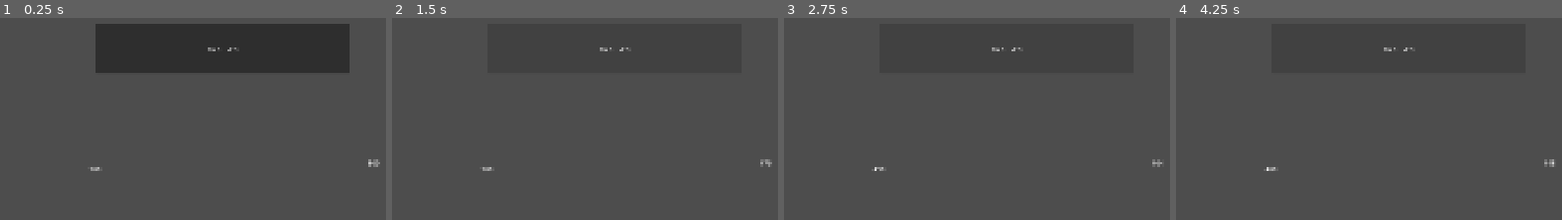
Above: before the commit, frames 1-4 (left to right).
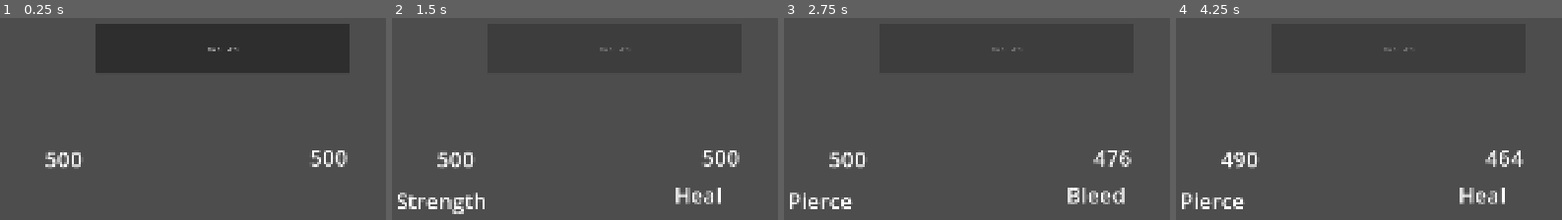
Above: after the commit, the same moments.

Repository: AztecGameLab/LongTermGame10
Game: Godot game, scene res://workspaces/artemis/artemis-main.tscn
Same seed, same stepped clock (60 frames per second), same inputs: the game is played once before the commit and once after it. The project has no main scene, so this scene is started directly.
Inputs (mouse positions are in pixels of both pictures, inside the frame that each line leads up to):
- Up to frame 1 (0.25 s): no input
- Up to frame 2 (1.5 s): click "Run Turn" at 0.5 s; click (615, 48) at 1.25 s, where only the run before the commit has a clickable "Run Turn"
- Up to frame 3 (2.75 s): click "Run Turn" at 2 s
- Up to frame 4 (4.25 s): tap Enter at 3.5 s

The runs differ from the first frame. In frame 1, 1.0% of the frame differs, in the area x 11-99%, y 65-76%; in frame 2, 2.6%, in the area x 1-99%, y 14-98%; in frame 3, 2.4%; in frame 4, 2.2%.

Commit message:
rework group actions, add delay action, fix some quirks in battle system

Diff:
--- a/resources/abilities/bleed_2.tres
+++ b/resources/abilities/bleed_2.tres
@@ -6,8 +6,8 @@
 
 [sub_resource type="Resource" id="Resource_aqwkb"]
 script = ExtResource("1_h5x8q")
+applied_stacks = 2
 status_effect = ExtResource("2_gjoai")
-stack = 2
 metadata/_custom_type_script = "uid://be5ru5snax08s"
 
 [resource]
--- a/resources/abilities/fortune/riposte.tres
+++ /dev/null
@@ -1,11 +0,0 @@
-[gd_resource type="Resource" script_class="Ability" format=3 uid="uid://dgvncaqhl24en"]
-
-[ext_resource type="Script" uid="uid://ny1mjfoo1mqc" path="res://scripts/ability/ability.gd" id="1_bsgnn"]
-
-[resource]
-script = ExtResource("1_bsgnn")
-name = "Riposte"
-description = "Taunt the Enemy.
-
-This increases the chance that the enemy will attack you."
-metadata/_custom_type_script = "uid://ny1mjfoo1mqc"
--- a/resources/status_effects/heal_over_time.tres
+++ b/resources/status_effects/heal_over_time.tres
@@ -2,10 +2,28 @@
 
 [ext_resource type="Script" uid="uid://w6h7oqtjl61k" path="res://scripts/status_effects/status_effect_modifier.gd" id="1_0yoec"]
 [ext_resource type="Script" uid="uid://c4rwprj6d61c0" path="res://scripts/status_effects/status_effect.gd" id="1_njdor"]
+[ext_resource type="Script" uid="uid://c2ci25gmhnb4w" path="res://scripts/status_effects/status_effect_stack.gd" id="2_nrql3"]
 [ext_resource type="Script" uid="uid://d0uvf6jnorxpw" path="res://scripts/status_effects/status_effect_trigger.gd" id="3_a7ryv"]
+[ext_resource type="Script" uid="uid://c84i4tkx4t6au" path="res://scripts/ability/action/heal_action.gd" id="5_80fsd"]
+
+[sub_resource type="Resource" id="Resource_nr16a"]
+script = ExtResource("5_80fsd")
+heal_amount = 10
+metadata/_custom_type_script = "uid://c84i4tkx4t6au"
+
+[sub_resource type="Resource" id="Resource_kwfm3"]
+script = ExtResource("3_a7ryv")
+action = SubResource("Resource_nr16a")
+metadata/_custom_type_script = "uid://d0uvf6jnorxpw"
+
+[sub_resource type="Resource" id="Resource_c1t11"]
+script = ExtResource("2_nrql3")
+description = "Heals you 10hp for the next 3 turns."
+triggers = Array[ExtResource("3_a7ryv")]([SubResource("Resource_kwfm3")])
+metadata/_custom_type_script = "uid://c2ci25gmhnb4w"
 
 [resource]
 script = ExtResource("1_njdor")
 name = "Heal Over Time"
-description = "Heals at the start of every turn."
+stacks = Array[ExtResource("2_nrql3")]([SubResource("Resource_c1t11")])
 metadata/_custom_type_script = "uid://c4rwprj6d61c0"
--- a/resources/status_effects/revenge.tres
+++ /dev/null
@@ -1,33 +0,0 @@
-[gd_resource type="Resource" script_class="StatusEffect" format=3 uid="uid://de833mfrvpnia"]
-
-[ext_resource type="Script" uid="uid://w6h7oqtjl61k" path="res://scripts/status_effects/status_effect_modifier.gd" id="1_7fml0"]
-[ext_resource type="Script" uid="uid://c4rwprj6d61c0" path="res://scripts/status_effects/status_effect.gd" id="2_dfnv4"]
-[ext_resource type="Script" uid="uid://c2ci25gmhnb4w" path="res://scripts/status_effects/status_effect_stack.gd" id="2_fo1nq"]
-[ext_resource type="Script" uid="uid://d0uvf6jnorxpw" path="res://scripts/status_effects/status_effect_trigger.gd" id="3_fo1nq"]
-[ext_resource type="Script" uid="uid://d0rap3gi3boj5" path="res://scripts/ability/action/damage_action.gd" id="4_dfnv4"]
-
-[sub_resource type="Resource" id="Resource_5ggwq"]
-script = ExtResource("4_dfnv4")
-damage_minimum = 2
-damage_maximum = 5
-override_target = true
-action_target = 2
-metadata/_custom_type_script = "uid://d0rap3gi3boj5"
-
-[sub_resource type="Resource" id="Resource_3ro7g"]
-script = ExtResource("3_fo1nq")
-trigger_type = 2
-action = SubResource("Resource_5ggwq")
-metadata/_custom_type_script = "uid://d0uvf6jnorxpw"
-
-[sub_resource type="Resource" id="Resource_7xj4l"]
-script = ExtResource("2_fo1nq")
-triggers = Array[ExtResource("3_fo1nq")]([SubResource("Resource_3ro7g")])
-metadata/_custom_type_script = "uid://c2ci25gmhnb4w"
-
-[resource]
-script = ExtResource("2_dfnv4")
-name = "Revenge"
-description = "When attacked, Fortune attacks back."
-stacks = Array[ExtResource("2_fo1nq")]([SubResource("Resource_7xj4l")])
-metadata/_custom_type_script = "uid://c4rwprj6d61c0"
--- a/resources/status_effects/strength.tres
+++ b/resources/status_effects/strength.tres
@@ -13,6 +13,7 @@
 
 [sub_resource type="Resource" id="Resource_uio3q"]
 script = ExtResource("2_x4rp0")
+description = "Deal double damage to targets."
 modifiers = Array[ExtResource("3_fedou")]([SubResource("Resource_c1bpb")])
 metadata/_custom_type_script = "uid://c2ci25gmhnb4w"
 
--- a/scripts/ability/ability.gd
+++ b/scripts/ability/ability.gd
@@ -34,6 +34,5 @@
 @export var move_target_type: MoveTargetType = MoveTargetType.ENEMY;
 
 ## The action(s) to take.[br]
-## For multiple actions you may use a ParallelActionGroup or SequencedActionGroup,
-## depending on whether you want them to execute simultaneously or sequentially.
+## For multiple actions you may use a [GroupAction]
 @export var action: Action;
--- a/scripts/ability/action/apply_status_action.gd
+++ b/scripts/ability/action/apply_status_action.gd
@@ -1,11 +1,20 @@
 extends TargetAction
 class_name ApplyStatusAction
 
-## The number of stacks of the effect to apply.
-## [br]Only applies to the first application, any ones after will only add 1 stack.
+## The number of stacks of the effect to apply on the [b]first[/b] application.
 @export var applied_stacks: int = 1
+## The number of stacks of the effect to apply [b]after[/b] the first application.
+## [br]i.e. if the target has 1 stack and this is set to 2, the target will then have 3 stacks.
+@export var upgrade_stacks: int = 1
+
+## The status effect to apply
 @export var status_effect: StatusEffect
+
+## The maximum stacks this action can set it to.
+## [br]Even if the effect has higher stacks, it will be capped from this action.
+## [br]Set to [code]0[/code] to have no limit.
+@export var max_stacks: int = 0
 
 func run(source: Character, target: Character) -> void:
 	if status_effect:
-		target.add_status_effect(status_effect, source, applied_stacks)
+		target.add_status_effect(status_effect, source, applied_stacks, max_stacks)
--- a/scripts/ability/action/sequenced_action_group.gd
+++ b/scripts/ability/action/group_action.gd
@@ -1,5 +1,5 @@
 extends Action
-class_name SequencedActionGroup
+class_name GroupAction
 
 ## The sequence of actions to execute in order.
 @export var actions: Array[Action];
--- a/scripts/ability/action/parallel_action_group.gd
+++ /dev/null
@@ -1,10 +0,0 @@
-extends Action
-class_name ParallelActionGroup
-
-@export var actions: Array[Action];
-
-func run(source: Character, target: Character) -> void:
-	var coroutines: Array[Callable] = []
-	for action in actions:
-		coroutines.append(func(): await action.run(source, target))
-	await Concurrently.fire_all(coroutines)
--- a/scripts/ability/action/remove_status_action.gd
+++ b/scripts/ability/action/remove_status_action.gd
@@ -1,8 +1,12 @@
 extends TargetAction
 class_name RemoveStatusAction
 
+## The number of stacks of the effect to remove from the target.
+@export var remove_stacks: int = 1
+
+## The status effect to remove
 @export var status_effect: StatusEffect
 
 func run(_source: Character, target: Character) -> void:
 	if status_effect:
-		target.remove_status_effect(status_effect)
+		target.remove_status_effect(status_effect, remove_stacks)
--- a/scripts/ability/action/repeat_action.gd
+++ b/scripts/ability/action/repeat_action.gd
@@ -1,16 +1,24 @@
 extends Action
 class_name RepeatAction
 
+## The maximum number of times this should run.
 @export_range(1, 20) var times: int = 1
+
+## The decrease in hit chance for each subsequent action.[br]
+## For example, if this is 0.1, the first action will have a 100% hit chance, the second will have 90%, the third will have 80%, etc.
 @export_range(0.0, 1.0, 0.05) var hit_chance_decrease: float = 0.0
+
+## If true, the sequence will stop if any of the actions miss. If false, it will run all [code]times[/code] regardless of hit success.
+@export var stop_on_miss: bool
+
+## The action to repeat.[br]
+## For multiple actions you may use a [GroupAction]
 @export var action: Action
-@export_range(0.0, 5.0, 0.1, "suffix:secs") var delay: float = 0.3
 
 func run(source: Character, target: Character) -> void:
 	if action:
 		var hit_chance := 1.0
 		for i in range(times):
-
 			var calc_chance := hit_chance
 			if source:
 				calc_chance = source.get_modified_field(StatusEffectModifier.Field.OUTGOING_ATTACK_HIT_CHANCE)
@@ -18,10 +26,10 @@
 
 			var success: bool = RNG.chance(calc_chance)
 
-			if not success:
-				return
+			if (not success):
+				if stop_on_miss:
+					return
+				continue
 
 			await action.run(source, target)
 			hit_chance -= hit_chance_decrease
-			if delay > 0.0 and i < times - 1:
-				await Engine.get_main_loop().create_timer(delay).timeout
--- /dev/null
+++ b/scripts/ability/action/wait_action.gd
@@ -0,0 +1,8 @@
+extends TargetAction
+class_name WaitAction
+
+## The time that this should wait before the next action.
+@export_range(0.0, 10.0, 0.1, "prefix:secs") var timeout: float = 1.0
+
+func run(_source: Character, _target: Character) -> void:
+	await Engine.get_main_loop().create_timer(timeout).timeout
--- a/scripts/battle_logic/battle_manager.gd
+++ b/scripts/battle_logic/battle_manager.gd
@@ -33,6 +33,10 @@
 
 ## --- Main Class ---
 
+signal round_started
+signal round_ended
+signal game_ended
+
 @export var player_team: Array[Character]
 @export var boss_team: Array[Character]
 
@@ -42,15 +46,20 @@
 
 var _battle_running: bool = true
 
-func insert_next_action(action: QueuedAction):
-	_queued_actions.insert(0, action)
+func insert_next_action(actions: QueuedAction):
+	_queued_actions.insert(0, actions)
 
 func _run_actions():
+	round_started.emit()
 	while (_queued_actions.size() > 0):
 		var action := _queued_actions[0]
 		_queued_actions.remove_at(0)
-		if (not action.source) or action.source.alive:
+		var source := action.source
+		if (not source) or source.alive:
 			await action.run()
+		# FIXME: Temporary timeout to wait after each turn
+		await get_tree().create_timer(0.5).timeout
+	round_ended.emit()
 
 func check_team_alive(team: Array[Character]) -> bool:
 	for character in team:
@@ -66,37 +75,35 @@
 	for character in player_team:
 		if not character.alive:
 			continue
-		await character.on_turn_started()
 		var ability: Ability = character.abilities.pick_random()
 		if not ability:
 			print(character.name + " using Nothing")
 			continue
 		print(character.name + " using " + ability.name)
 		if ability.move_target_type == Ability.MoveTargetType.SELF:
-			_queued_actions.append(QueuedAction.new(ability.action, character, character))
+			_queued_actions.append(QueuedAction.new(ability.action, character, character, ability))
 		else:
 			var target: Character = boss_team.pick_random()
-			_queued_actions.append(QueuedAction.new(ability.action, character, target))
-		await character.on_turn_ended()
+			_queued_actions.append(QueuedAction.new(ability.action, character, target, ability))
 	for character in boss_team:
 		if not character.alive:
 			continue
-		await character.on_turn_started()
 		var ability: Ability = character.abilities.pick_random()
 		if not ability:
 			print(character.name + " using Nothing")
 			continue
 		print(character.name + " using " + ability.name)
 		if ability.move_target_type == Ability.MoveTargetType.SELF:
-			_queued_actions.append(QueuedAction.new(ability.action, character, character))
+			_queued_actions.append(QueuedAction.new(ability.action, character, character, ability))
 		else:
 			var target: Character = player_team.pick_random()
-			_queued_actions.append(QueuedAction.new(ability.action, character, target))
-		await character.on_turn_ended()
+			_queued_actions.append(QueuedAction.new(ability.action, character, target, ability))
 	await _run_actions()
 	if (!check_team_alive(player_team)):
 		print("Boss Wins!")
 		_battle_running = false
+		game_ended.emit()
 	if (!check_team_alive(boss_team)):
 		print("Player Wins!")
 		_battle_running = false
+		game_ended.emit()
--- a/scripts/battle_logic/character.gd
+++ b/scripts/battle_logic/character.gd
@@ -17,7 +17,12 @@
 ## [br][param amount] is the actual damage dealt until zero. [param context] contains the source and the raw damage.
 signal damaged(amount: int, context: AttackContext)
 signal healed(amount: int, source: Character)
+
+signal health_updated(new_health: int)
 signal died()
+
+signal used_ability(ability: Ability, target: Character)
+
 signal status_effect_added(instance: StatusEffectContainer)
 signal status_effect_removed(instance: StatusEffectContainer)
 
@@ -29,7 +34,13 @@
 
 # --- Runtime State ---
 
-var current_health: int
+var current_health: int = 0:
+	set(value):
+		current_health = value
+		health_updated.emit(current_health)
+	get():
+		return current_health
+
 var alive: bool:
 	get():
 		return current_health > 0
@@ -90,25 +101,29 @@
 # --- Status Effect Management ---
 
 ## Applies a status effect. If already active, refreshes the duration instead.
-func add_status_effect(effect: StatusEffect, source: Character, stack: int) -> StatusEffectContainer:
+func add_status_effect(effect: StatusEffect, source: Character, stacks: int, max_stacks: int) -> StatusEffectContainer:
 	var existing := get_status_effect(effect)
 
 	if existing:
-		existing.add_stack()
+		var new_stacks = mini(existing.stacks + stacks, existing.effect.max_stack)
+		if max_stacks != 0:
+			new_stacks = mini(new_stacks, max_stacks)
+		existing.stacks = new_stacks
 		return existing
 
-	var instance := StatusEffectContainer.new(effect, source, self, stack)
+	var instance := StatusEffectContainer.new(effect, source, self, stacks)
 	_status_effects.append(instance)
 	instance.on_applied()
 	status_effect_added.emit(instance)
 	return instance
 
-func remove_status_effect(effect: StatusEffect) -> bool:
+func remove_status_effect(effect: StatusEffect, stacks: int) -> void:
 	var instance := get_status_effect(effect)
 	if instance:
-		_remove_effect_instance(instance)
-		return true
-	return false
+		if stacks >= instance.stacks:
+			_remove_effect_instance(instance)
+		else:
+			instance.stacks -= stacks
 
 func remove_status_effect_instance(instance: StatusEffectContainer) -> void:
 	if instance in _status_effects:
--- a/scripts/battle_logic/queued_action.gd
+++ b/scripts/battle_logic/queued_action.gd
@@ -1,5 +1,5 @@
 class_name QueuedAction
-## Represents an action that is going to be run by the [BattleManager].
+## Represents a set of action that is going to be run by the [BattleManager].
 
 ## The [Action] that will be ran.
 var action: Action
@@ -9,12 +9,23 @@
 
 ## The [Character] that the action will come from.
 ## [br]This may be null if it comes from a status effect, the environment, etc.
-var source: Character
+var source: Character = null
 
-func _init(p_action: Action, p_source: Character, p_target: Character) -> void:
+## The ability these actions come from, if it is a character's direct turn.
+## This will be null if it is a reactive action, for instance a revenge when getting hit.
+var ability: Ability = null
+
+func _init(p_action: Action, p_source: Character, p_target: Character, p_ability: Ability) -> void:
 	action = p_action
 	target = p_target
 	source = p_source
+	ability = p_ability
 
 func run():
+	print(ability.name)
+	if source and ability:
+		await source.on_turn_started()
+		source.used_ability.emit(ability, target)
 	await action.run(source, target)
+	if source and ability:
+		await source.on_turn_ended()
--- a/scripts/status_effects/status_effect.gd
+++ b/scripts/status_effects/status_effect.gd
@@ -17,7 +17,7 @@
 
 func run_triggers(type: StatusEffectTrigger.Type, _instance: StatusEffectContainer) -> void:
 	# Get the current stack
-	var stack := stacks[_instance.stack - 1]
+	var stack := stacks[_instance.stacks - 1]
 	for trigger in stack.triggers:
 		if trigger.trigger_type == type and trigger.action:
 			await trigger.action.run(null, _instance.target)
@@ -30,7 +30,7 @@
 	return modified_value
 
 func _get_modifiers(field: StatusEffectModifier.Field, _instance: StatusEffectContainer) -> Array[StatusEffectModifier]:
-	var stack := stacks[_instance.stack - 1]
+	var stack := stacks[_instance.stacks - 1]
 	return stack.modifiers.filter(func(m): return m.modifier_field == field);
 
 # --- Virtual Methods ---
--- a/scripts/status_effects/status_effect_container.gd
+++ b/scripts/status_effects/status_effect_container.gd
@@ -7,7 +7,7 @@
 var target: Character
 var remaining_turns: int
 
-var stack: int = 1
+var stacks: int = 1
 
 ## Used by custom effect scripts to store arbitrary state.
 var custom_state: Dictionary = {}
@@ -16,7 +16,7 @@
 	effect = p_effect
 	source = p_source
 	target = p_target
-	stack = p_stack
+	stacks = p_stack
 	remaining_turns = p_effect.duration_turns
 
 func modify_value(field: StatusEffectModifier.Field, value: float) -> float:
@@ -44,7 +44,9 @@
 	remaining_turns -= 1
 	return remaining_turns <= 0
 
-func add_stack() -> void:
-	if stack < effect.max_stack:
-		stack += 1
+func add_stack(p_stacks: int = 1) -> void:
+	p_stacks = mini(p_stacks + p_stacks, effect.max_stack)
+	refresh_duration()
+
+func refresh_duration() -> void:
 	remaining_turns = effect.duration_turns
--- a/scripts/status_effects/status_effect_trigger.gd
+++ b/scripts/status_effects/status_effect_trigger.gd
@@ -1,6 +1,6 @@
 extends Resource
 class_name StatusEffectTrigger
-## A component of a Status Effect that specifies an action to trigger at a certain point during the battle.
+## A component of a Status Effect that specifies an actions to trigger at a certain point during the battle.
 
 # The available trigger types.
 enum Type {
@@ -18,6 +18,5 @@
 @export var trigger_type: Type
 
 ## The action(s) to take.[br]
-## For multiple actions, use a ParallelActionGroup or SequencedActionGroup depending on whether you want
-## them to execute simultaneously, or one after another with a delay.
+## For multiple actions you may use a [GroupAction]
 @export var action: Action;
--- a/workspaces/artemis/artemis-main.tscn
+++ b/workspaces/artemis/artemis-main.tscn
@@ -8,6 +8,7 @@
 [ext_resource type="Resource" uid="uid://c71y0pm2tt1g" path="res://resources/abilities/fortune/pierce.tres" id="4_lhvlb"]
 [ext_resource type="Resource" uid="uid://bnv8ckim477pc" path="res://resources/abilities/strength.tres" id="6_vmnyc"]
 [ext_resource type="Resource" uid="uid://sg2oek573oja" path="res://resources/abilities/bleed.tres" id="8_6onex"]
+[ext_resource type="Script" uid="uid://b1qn3ek7b7ps4" path="res://workspaces/artemis/turn_label.gd" id="8_h88bq"]
 
 [node name="Node2D" type="Node2D" unique_id=217755439 node_paths=PackedStringArray("player_team", "boss_team")]
 script = ExtResource("1_f6buf")
@@ -21,10 +22,21 @@
 abilities = Array[ExtResource("2_dq3ge")]([ExtResource("4_lhvlb"), ExtResource("4_lhvlb"), ExtResource("4_lhvlb"), ExtResource("4_lhvlb"), ExtResource("3_lhvlb"), ExtResource("6_vmnyc")])
 metadata/_custom_type_script = "uid://c2dcuh7wij0sh"
 
-[node name="Label" type="Label" parent="Player" unique_id=1181677918]
-offset_right = 40.0
-offset_bottom = 23.0
+[node name="Health" type="Label" parent="Player" unique_id=1181677918]
+offset_left = -108.0
+offset_top = -49.0
+offset_right = -68.0
+offset_bottom = 24.0
+theme_override_font_sizes/font_size = 53
 script = ExtResource("3_dq3ge")
+
+[node name="Turn" type="Label" parent="Player" unique_id=2065990301]
+offset_left = -208.0
+offset_top = 53.0
+offset_right = -168.0
+offset_bottom = 126.0
+theme_override_font_sizes/font_size = 53
+script = ExtResource("8_h88bq")
 
 [node name="Boss" type="Node2D" parent="." unique_id=1270920420]
 position = Vector2(1240, 456)
@@ -33,10 +45,21 @@
 abilities = Array[ExtResource("2_dq3ge")]([ExtResource("3_lhvlb"), ExtResource("8_6onex")])
 metadata/_custom_type_script = "uid://c2dcuh7wij0sh"
 
-[node name="Label" type="Label" parent="Boss" unique_id=2042712014]
-offset_right = 40.0
-offset_bottom = 23.0
+[node name="Health" type="Label" parent="Boss" unique_id=2042712014]
+offset_left = -141.0
+offset_top = -38.0
+offset_right = -101.0
+offset_bottom = -15.0
+theme_override_font_sizes/font_size = 53
 script = ExtResource("3_dq3ge")
+
+[node name="Turn" type="Label" parent="Boss" unique_id=887092402]
+offset_left = -208.0
+offset_top = 53.0
+offset_right = -168.0
+offset_bottom = 126.0
+theme_override_font_sizes/font_size = 53
+script = ExtResource("8_h88bq")
 
 [node name="Button" type="Button" parent="." unique_id=1737307383]
 offset_left = 576.0
@@ -45,8 +68,7 @@
 offset_bottom = 249.0
 text = "Run Turn"
 
-[connection signal="damaged" from="Player" to="Player/Label" method="_on_damaged"]
-[connection signal="healed" from="Player" to="Player/Label" method="_on_healed"]
-[connection signal="damaged" from="Boss" to="Boss/Label" method="_on_damaged"]
-[connection signal="healed" from="Boss" to="Boss/Label" method="_on_healed"]
+[connection signal="game_ended" from="." to="Button" method="set_disabled" binds= [false]]
+[connection signal="round_ended" from="." to="Button" method="set_disabled" binds= [false]]
+[connection signal="round_started" from="." to="Button" method="set_disabled" binds= [true]]
 [connection signal="pressed" from="Button" to="." method="run_turn"]
--- a/workspaces/artemis/demo_ability.tres
+++ b/workspaces/artemis/demo_ability.tres
@@ -5,7 +5,7 @@
 [ext_resource type="Script" uid="uid://xwcbloqu4nwu" path="res://scripts/ability/action/abstracts/action.gd" id="2_htyk2"]
 [ext_resource type="Script" uid="uid://bihndepd0cudw" path="res://scripts/ability/action/static_damage_action.gd" id="3_dyc7x"]
 [ext_resource type="Script" uid="uid://c84i4tkx4t6au" path="res://scripts/ability/action/heal_action.gd" id="4_ppoet"]
-[ext_resource type="Script" uid="uid://da17dshmjafs6" path="res://scripts/ability/action/sequenced_action_group.gd" id="5_bwsnr"]
+[ext_resource type="Script" uid="uid://da17dshmjafs6" path="res://scripts/ability/action/group_action.gd" id="5_bwsnr"]
 
 [sub_resource type="Resource" id="Resource_g10cr"]
 script = ExtResource("3_dyc7x")
--- a/workspaces/artemis/health_label.gd
+++ b/workspaces/artemis/health_label.gd
@@ -1,11 +1,10 @@
 extends Label
 
+@onready var parent: Character = self.get_parent()
+
 func _ready() -> void:
-	text = str(500)
+	text = str(parent.max_health)
+	parent.health_updated.connect(_on_character_health_updated)
 
-func _on_damaged(_amount: int, context: AttackContext) -> void:
-	text = str(context.target.current_health)
-
-
-func _on_healed(amount: int, source: Character) -> void:
-	text = str(source.current_health)
+func _on_character_health_updated(new_health: int) -> void:
+	text = str(new_health)
--- a/workspaces/artemis/magic_missile.tres
+++ b/workspaces/artemis/magic_missile.tres
@@ -1,24 +1,24 @@
 [gd_resource type="Resource" script_class="Ability" format=3 uid="uid://x7qp8pjldd1c"]
 
 [ext_resource type="Script" uid="uid://ny1mjfoo1mqc" path="res://scripts/ability/ability.gd" id="1_aj16p"]
+[ext_resource type="Script" uid="uid://xwcbloqu4nwu" path="res://scripts/ability/action/abstracts/action.gd" id="1_b8pi5"]
 [ext_resource type="Script" uid="uid://3xfxcysmuqdm" path="res://scripts/ability/action/repeat_action.gd" id="2_b8pi5"]
 [ext_resource type="Script" uid="uid://bihndepd0cudw" path="res://scripts/ability/action/static_damage_action.gd" id="3_587jm"]
 
-[sub_resource type="Resource" id="Resource_ymjxj"]
+[sub_resource type="Resource" id="Resource_18k2j"]
 script = ExtResource("3_587jm")
 damage = 10
 metadata/_custom_type_script = "uid://bihndepd0cudw"
 
-[sub_resource type="Resource" id="Resource_18k2j"]
+[sub_resource type="Resource" id="Resource_ymjxj"]
 script = ExtResource("2_b8pi5")
-times = 4
-hit_chance_decrease = 0.2
-action = SubResource("Resource_ymjxj")
+hit_chance_decrease = 0.1
+action = SubResource("Resource_18k2j")
 metadata/_custom_type_script = "uid://3xfxcysmuqdm"
 
 [resource]
 script = ExtResource("1_aj16p")
 name = "Magic Missile"
 description = "Fires 4 magic missiles."
-action = SubResource("Resource_18k2j")
+actions = Array[ExtResource("1_b8pi5")]([SubResource("Resource_ymjxj")])
 metadata/_custom_type_script = "uid://ny1mjfoo1mqc"
--- /dev/null
+++ b/workspaces/artemis/turn_label.gd
@@ -0,0 +1,21 @@
+extends Label
+
+@onready var parent: Character = self.get_parent()
+
+var timer: Timer
+
+func _ready() -> void:
+	parent.used_ability.connect(_on_character_used_ability)
+	timer = Timer.new()
+	timer.autostart = false
+	timer.wait_time = 1.0
+	timer.timeout.connect(_on_timeout)
+	add_child(timer)
+
+func _on_character_used_ability(ability: Ability, _target: Character) -> void:
+	print(ability.name)
+	text = ability.name
+	timer.start()
+
+func _on_timeout() -> void:
+	text = ""
Renamed: scripts/ability/action/sequenced_action_group.gd.uid -> scripts/ability/action/group_action.gd.uid
Not shown, removed: scripts/ability/action/parallel_action_group.gd.uid
Not shown, added: scripts/ability/action/wait_action.gd.uid
Not shown, added: workspaces/artemis/turn_label.gd.uid
